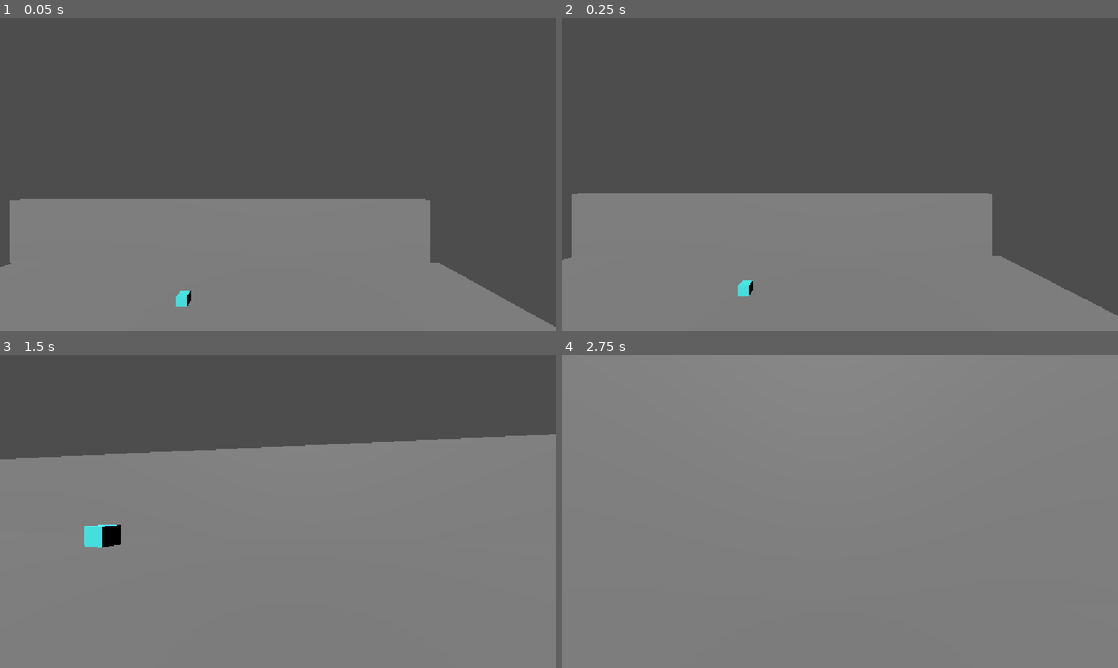
Above: before the commit, frames 1-4 (two rows, left to right).
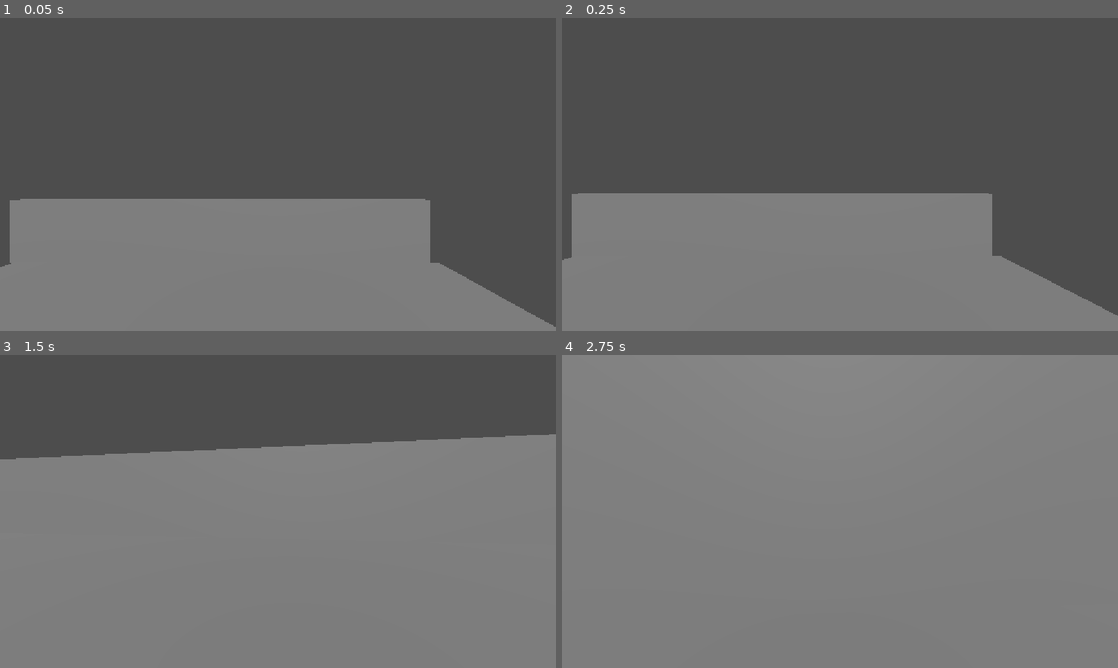
Above: after the commit, the same moments.

Repository: DavidAdeboye/Aftersignal
Game: Godot game, scene res://scenes/wings/01_landing_bay/test_room.tscn
Same seed, same stepped clock (60 frames per second), same inputs: the game is played once before the commit and once after it.
Inputs (mouse positions are in pixels of both pictures, inside the frame that each line leads up to):
- Up to frame 1 (0.05 s): no input
- Up to frame 2 (0.25 s): no input
- Up to frame 3 (1.5 s): tap Enter at 0.5 s; move the mouse to (305, 511) at 0.52 s; hold E (interact) 0.53-1.28 s; hold W (move_forward) from 0.53 s (still down); tap Space (jump) at 0.77 s; move the mouse to (250, 511) at 1.27 s; tap Alt at 1.35 s
- Up to frame 4 (2.75 s): keep holding W (move_forward); tap Space (jump) at 1.52 s; move the mouse to (851, 505) at 2.02 s; tap Shift at 2.1 s

The runs differ from the first frame. In frame 1, 0.1% of the frame differs, in the area x 31-35%, y 87-93%; in frame 2, 0.1%; in frame 3, 0.5%, in the area x 15-22%, y 54-62%; in frame 4, nothing differs.

Commit message:
feat: create landing bay test room scene with player and interaction primitives

Diff:
--- a/scenes/wings/01_landing_bay/test_room.tscn
+++ b/scenes/wings/01_landing_bay/test_room.tscn
@@ -16,11 +16,8 @@
 [sub_resource type="StandardMaterial3D" id="StandardMaterial3D_i28js"]
 albedo_color = Color(0.69411767, 0.40784314, 0.28627452, 1)
 
-[sub_resource type="BoxShape3D" id="BoxShape3D_iwu5t"]
-size = Vector3(0.3, 0.3, 0.3)
-
-[sub_resource type="StandardMaterial3D" id="StandardMaterial3D_tollk"]
-albedo_color = Color(0.29411766, 1, 1, 1)
+[sub_resource type="BoxShape3D" id="BoxShape3D_xg6vf"]
+size = Vector3(0.5, 0.5, 0.5)
 
 [node name="TestRoom" type="Node3D" unique_id=146093001]
 
@@ -67,14 +64,12 @@
 size = Vector3(0.5, 0.3, 0.4)
 material = SubResource("StandardMaterial3D_i28js")
 
-[node name="TestPickup" type="StaticBody3D" parent="." unique_id=115180254]
-transform = Transform3D(1, 0, 0, 0, 1, 0, 0, 0, 1, 0, 0.3, -3)
+[node name="TestPickup" type="StaticBody3D" parent="." unique_id=2011904470]
+transform = Transform3D(1, 0, 0, 0, 1, 0, 0, 0, 1, 2, 0.5, 0)
 script = ExtResource("4_iwu5t")
 
-[node name="CollisionShape3D" type="CollisionShape3D" parent="TestPickup" unique_id=1352291390]
-shape = SubResource("BoxShape3D_iwu5t")
+[node name="CollisionShape3D" type="CollisionShape3D" parent="TestPickup" unique_id=157523211]
+shape = SubResource("BoxShape3D_xg6vf")
 
-[node name="CSGBox3D" type="CSGBox3D" parent="TestPickup" unique_id=613729559]
-transform = Transform3D(1, 0, 0, 0, 1, 0, 0, 0, 1, 0, 0.3, -3)
-size = Vector3(0.3, 0.3, 0.3)
-material = SubResource("StandardMaterial3D_tollk")
+[node name="CSGBox3D" type="CSGBox3D" parent="TestPickup" unique_id=1035817117]
+size = Vector3(0.5, 0.5, 0.5)
